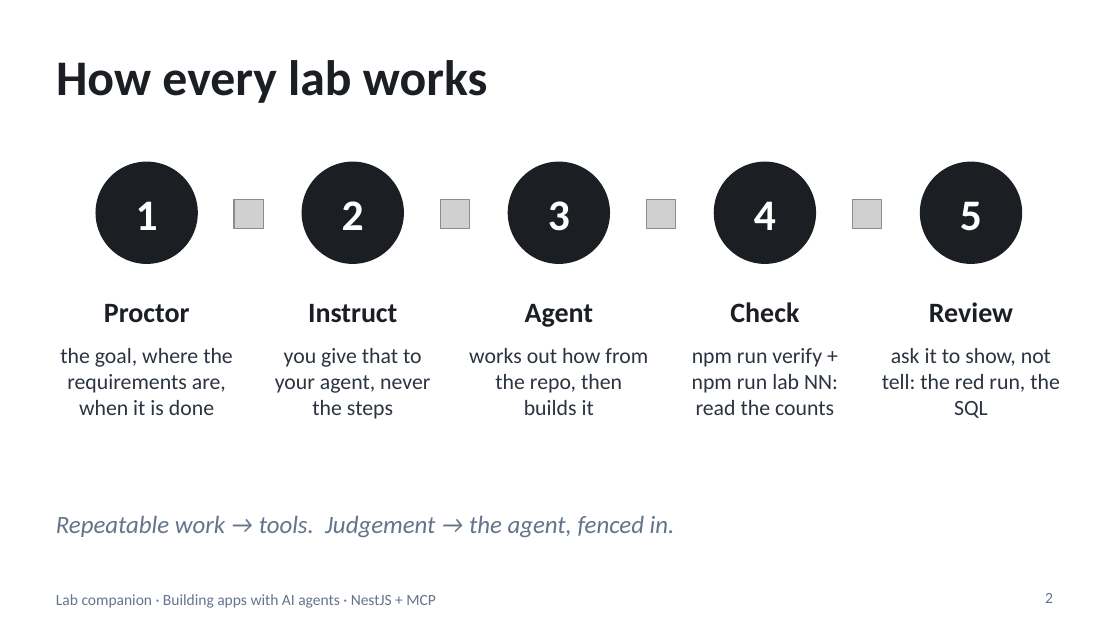
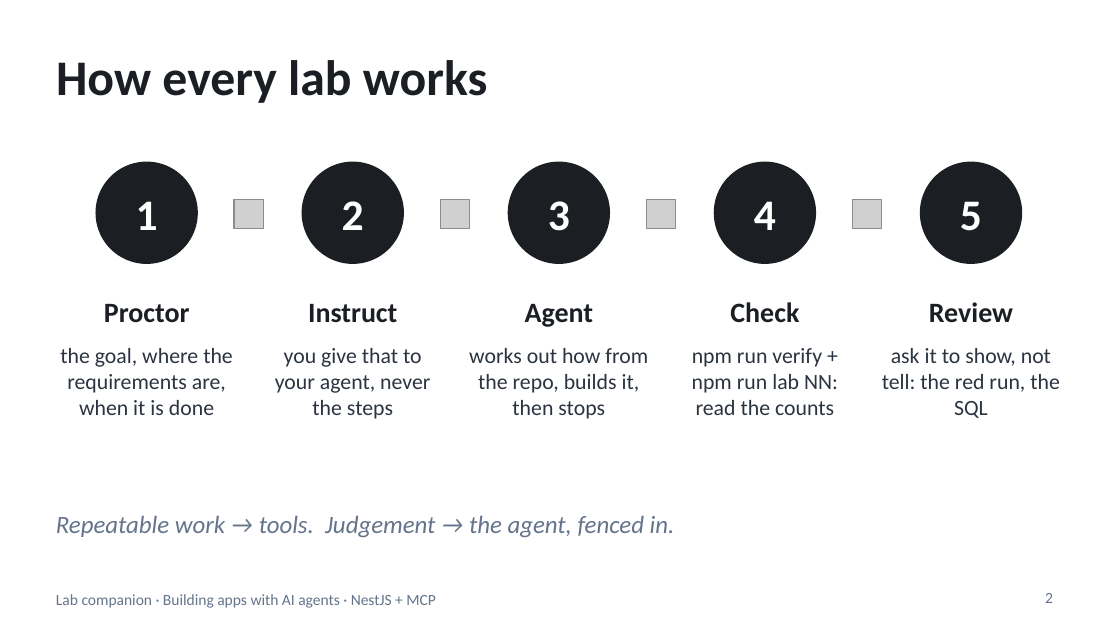
Before and after one commit to blazaga/ai-training-modules, a slide deck: slide 2 of docs/ai-agent-training/slides/lab-companion.pptx. Drawn at 1120x630 pixels with LibreOffice and Linux fonts; fonts in the diff are those of the drawing; grey boxes stand for pictures. Boxes give left, top, right and bottom in pixels: in the first picture for what was removed or moved away, otherwise in the second. Text is boxed around its words. In the diff, an @@ line names an element or a change of style, - is before the commit and + after.

```diff
--- a/docs/ai-agent-training/slides/lab-companion.pptx
+++ b/docs/ai-agent-training/slides/lab-companion.pptx
@@ text at (x1=469, y1=348, x2=648, y2=419): text changed @@
-works out how from the repo, then builds it
+works out how from the repo, builds it, then stops
```
Also in this commit, not shown: 6 other slides changed, 6 other files.
